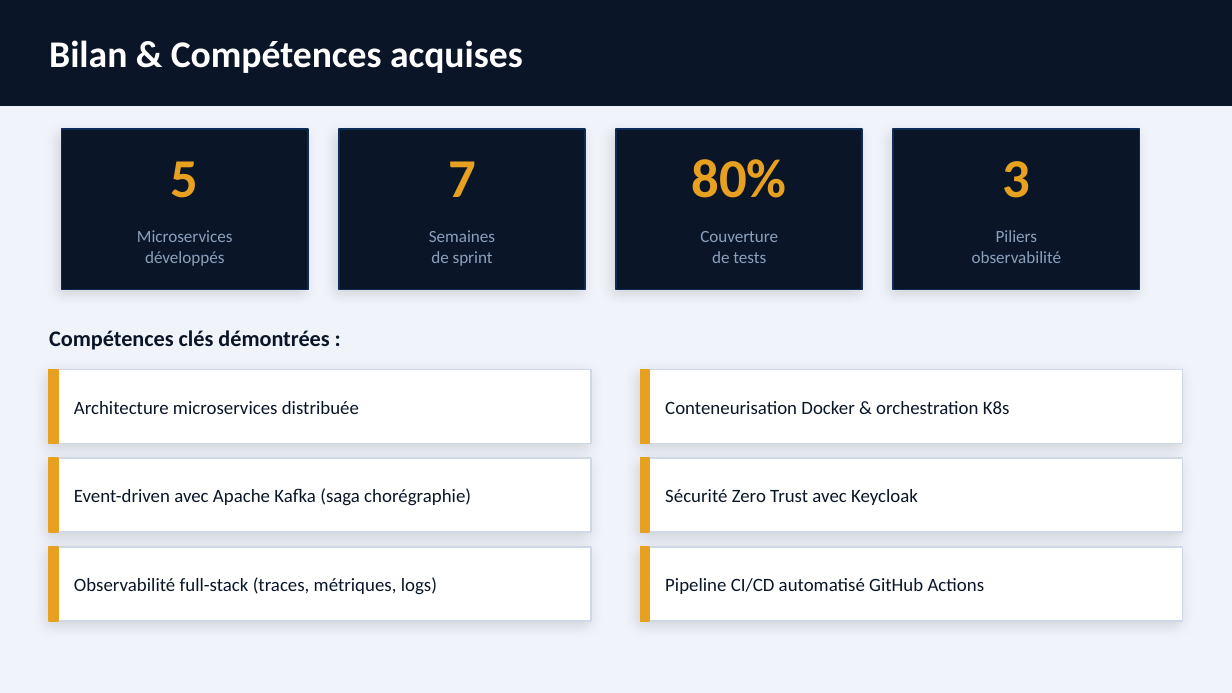
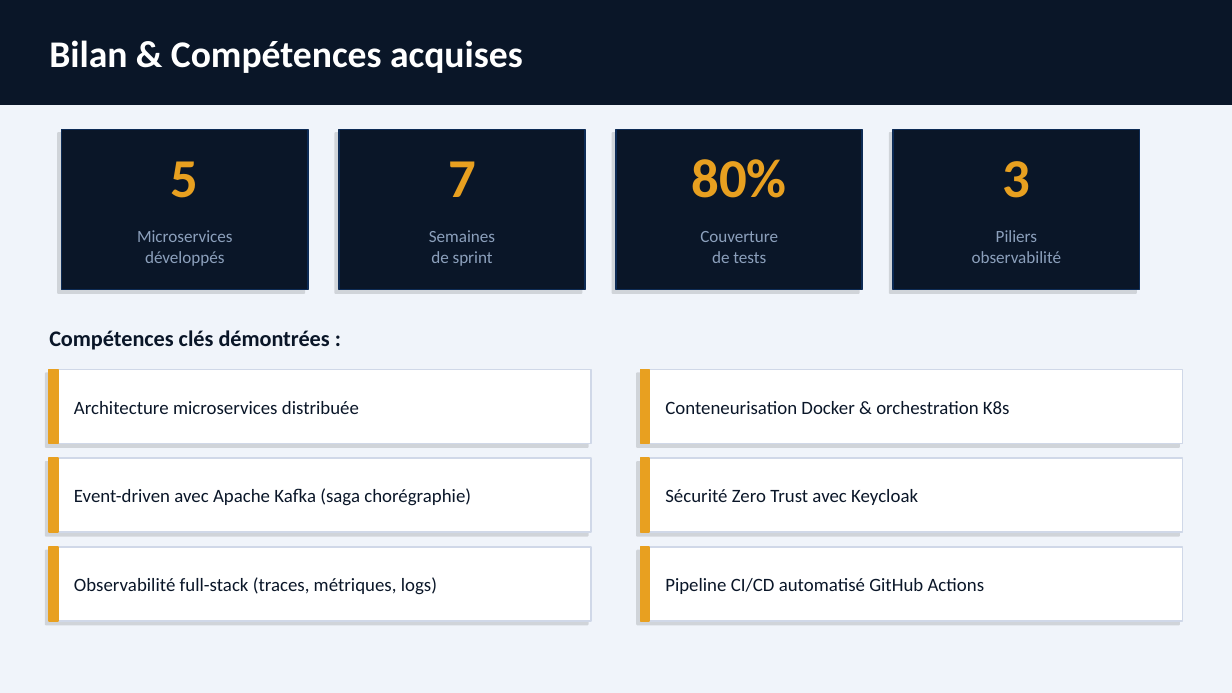
Before and after one commit to M1-ROUEN-GIL/archi-distrib-flotte-vehicules, a slide deck: slide 10 of docs/presentation/presentation.pptx. Drawn at 1232x693 pixels with LibreOffice and Linux fonts; fonts in the diff are those of the drawing. Boxes give left, top, right and bottom in pixels: in the first picture for what was removed or moved away, otherwise in the second. Text is boxed around its words. In the diff, an @@ line names an element or a change of style, - is before the commit and + after.

Commit message:
feat: presentation format pptx

```diff
--- a/docs/presentation/presentation.pptx
+++ b/docs/presentation/presentation.pptx
@@ outline #0D2B55 1 pt to #0D2B55 0.99 pt; shadow changed in 4 elements at (62, 129, 308, 290), (339, 129, 585, 290), (616, 129, 862, 290), (893, 129, 1140, 290) @@
@@ outline #D0D8E8 1 pt to #D0D8E8 0.99 pt; shadow changed in 6 elements at (641, 370, 1183, 444), (641, 458, 1183, 532), (641, 547, 1183, 621), (49, 370, 591, 444), (49, 458, 591, 532), (49, 547, 591, 621) @@
@@ outline #E8A020 1 pt to #E8A020 0.99 pt in 6 elements at (49, 370, 58, 444), (641, 370, 649, 444), (49, 458, 58, 532), (641, 458, 649, 532), (49, 547, 58, 621), (641, 547, 649, 621) @@
```
Also in this commit, not shown: 10 other slides changed, 1 other file.
